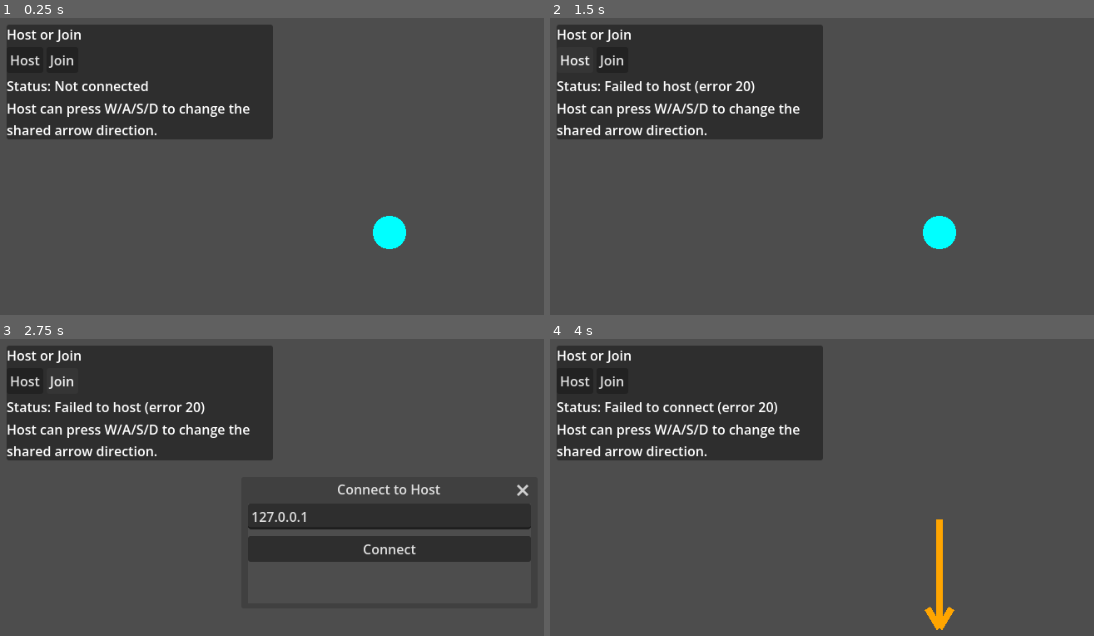
Above: before the commit, frames 1-4 (two rows, left to right).
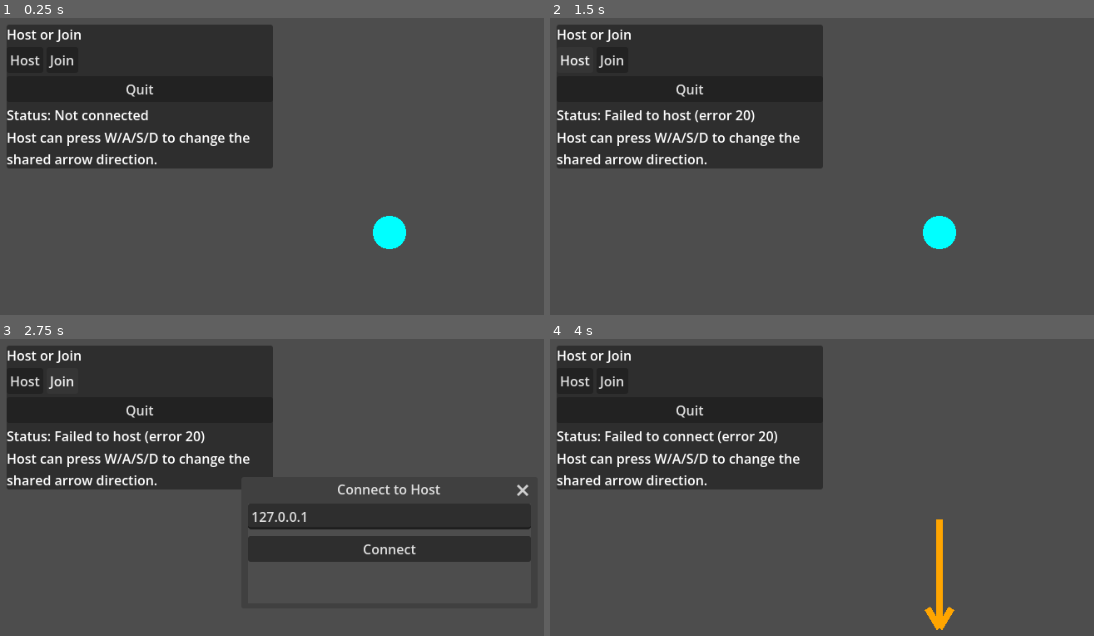
Above: after the commit, the same moments.

Repository: zabuuq/space-game
Game: Godot game, scene res://main.tscn
Same seed, same stepped clock (60 frames per second), same inputs: the game is played once before the commit and once after it.
Inputs:
- Up to frame 1 (0.25 s): no input
- Up to frame 2 (1.5 s): tap W at 0.5 s; hold D 0.53-1.25 s; click "Host" at 1.25 s
- Up to frame 3 (2.75 s): click "Join" at 2 s
- Up to frame 4 (4 s): click "Connect" at 2.75 s; hold S from 3.53 s (still down)

The runs differ from the first frame. In frame 1, 7.1% of the frame differs, in the area x 1-51%, y 21-51%; in frame 2, 7.4%; in frame 3, 7.1%; in frame 4, 7.5%.

Commit message:
Add `Quit` button to close demo

Diff:
--- a/scripts/main.gd
+++ b/scripts/main.gd
@@ -63,6 +63,11 @@
 	disconnect_button.pressed.connect(_on_disconnect_pressed)
 	button_row.add_child(disconnect_button)
 
+	var quit_button := Button.new()
+	quit_button.text = "Quit"
+	quit_button.pressed.connect(_on_quit_pressed)
+	vbox.add_child(quit_button)
+
 	status_label = Label.new()
 	status_label.text = "Status: Not connected"
 	vbox.add_child(status_label)
@@ -158,6 +163,9 @@
 	host_button.visible = not is_connected
 	join_button.visible = not is_connected
 	disconnect_button.visible = is_connected
+
+func _on_quit_pressed() -> void:
+	get_tree().quit()
 
 func _unhandled_input(event: InputEvent) -> void:
 	if multiplayer.multiplayer_peer == null:
Not shown, changed: README.md
Not shown, changed: codex_tasks.md
Not shown, changed: demos/Network Arrow Demo.pck
